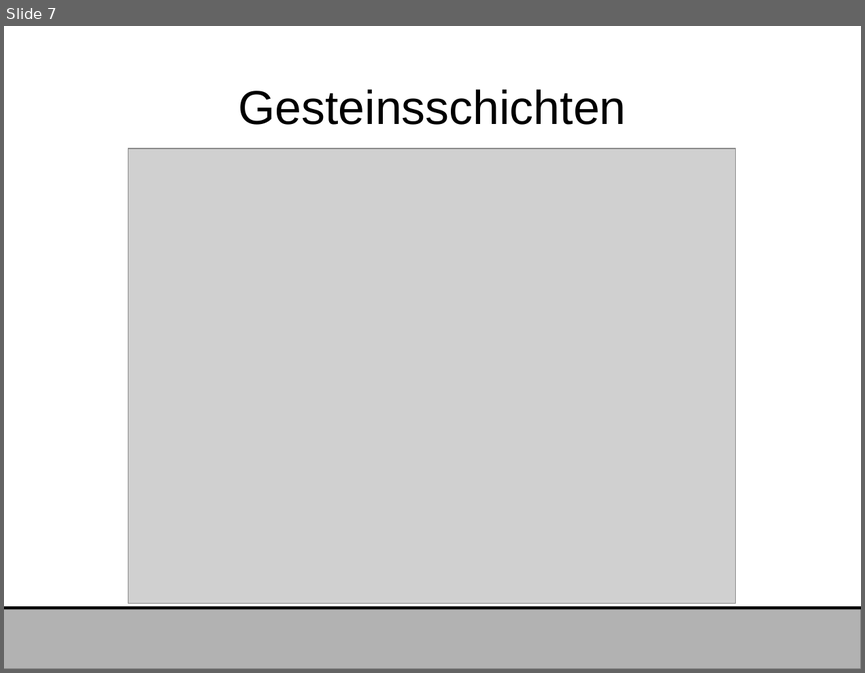
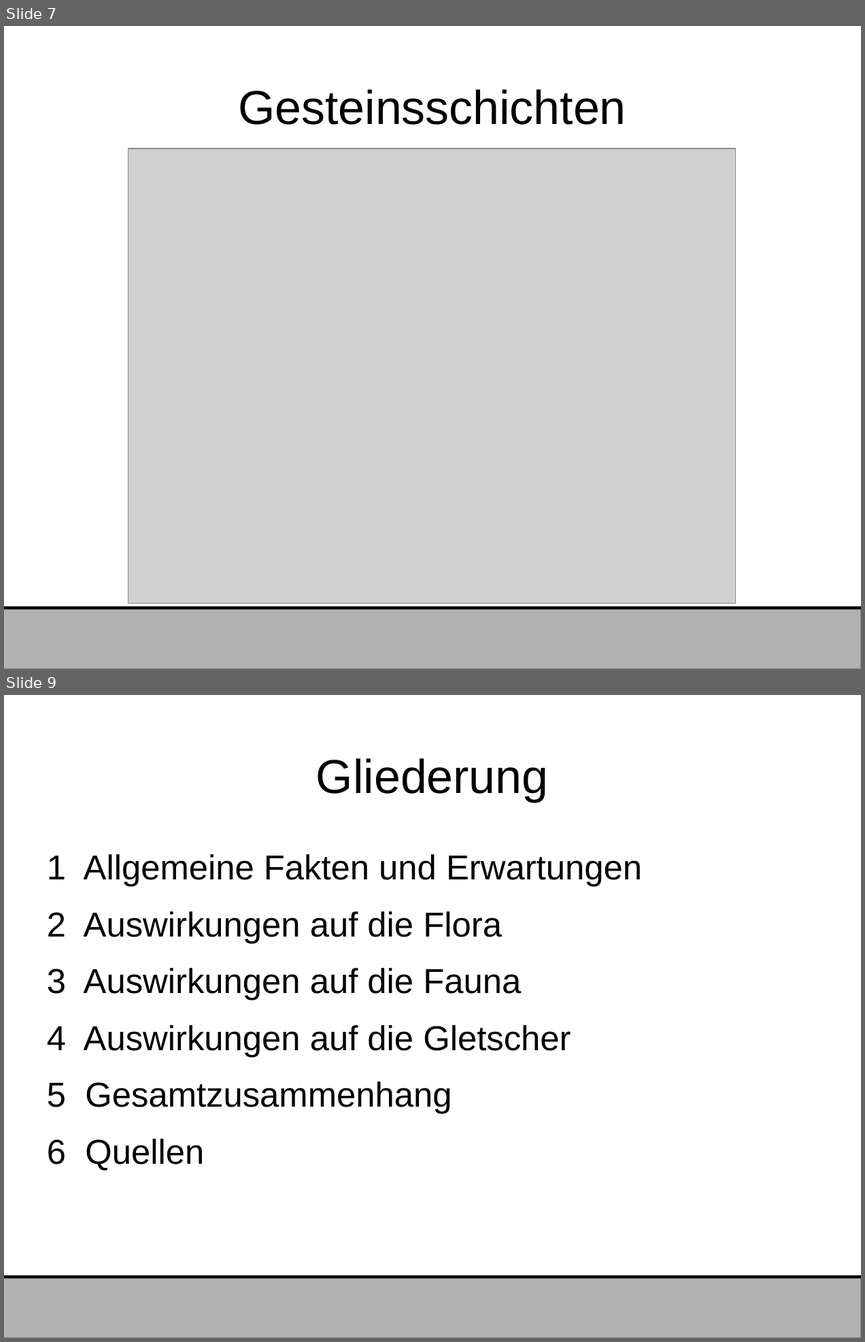
Before and after one commit to dawgermany/Praesentation-Alpen, a slide deck: PRÄSENTATION.odp. Shown one above the other, each under a label of ours: slide 7 before the commit, slides 7 and 9 after it; the slides between them are not shown. The pictures are 865x673 and 865x1342 pixels, drawn with LibreOffice and Linux fonts; fonts in the diff are those of the drawing; grey boxes stand for pictures. Boxes give left, top, right and bottom in pixels: in the first picture for what was removed or moved away, otherwise in the second. Text is boxed around its words. In the diff, an @@ line names an element or a change of style, - is before the commit and + after.

```diff
--- a/PRÄSENTATION.odp
+++ b/PRÄSENTATION.odp
@@ slide 9 added at <box>4,695,861,1338</box>, background #FFFFFF @@
@@ title added at <box>316,758,548,802</box>, 44 pt, text #000000 @@
+Gliederung
@@ text added at <box>47,854,642,1170</box>, 32 pt, text #000000 @@
+1 Allgemeine Fakten und Erwartungen
+2 Auswirkungen auf die Flora
+3 Auswirkungen auf die Fauna
+4 Auswirkungen auf die Gletscher
+5 Gesamtzusammenhang
+6 Quellen
@@ rectangle added at <box>4,1276,861,1338</box>, fill #B2B2B2, outline #808080 0 pt @@
@@ line added from (4, 1276) to (861, 1276), #000000 2.83 pt @@
```
Also in this commit, not shown: 2 other slides added.
